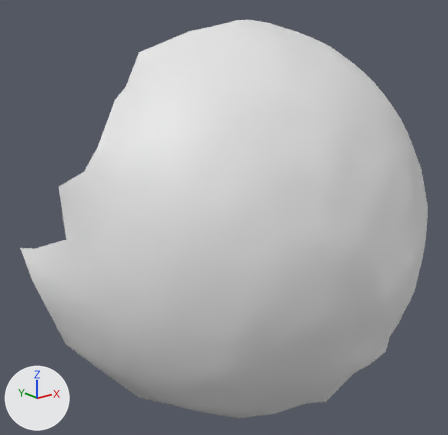
A saved change to the OBJ model res/final/onecam_fullvolume/cleanedup/FullVolium.000311.obj.
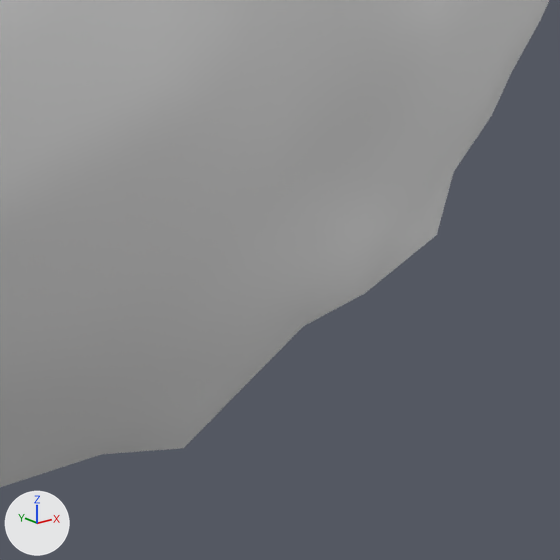
Each version is shown whole from a 50 mm lens placed at (290.7, 113.8, 232.6), pointed at (423.4, 279.6, 166.2), then close up on the part from 63% to 93% of the width and 68% to 98% of the height. The axes (+X, +Y, +Z) are drawn at lower left. The lights are the same throughout. Where no turn or scale is listed for an object, it has been applied to the vertices.

Script lines for the objects in view, before the commit:
```python
me_fullvolium_000311 = bpy.data.meshes.new('FullVolium.000311')
me_fullvolium_000311.from_pydata(...)  # 819 vertices, 1596 faces; spans x 361.0..515.0, y 224.0..312.0, z 97.0..234.0
ob_fullvolium_000311 = bpy.data.objects.new('FullVolium.000311', me_fullvolium_000311)
ob_fullvolium_000311.location = (0.0, 0.0, 0.0)
```
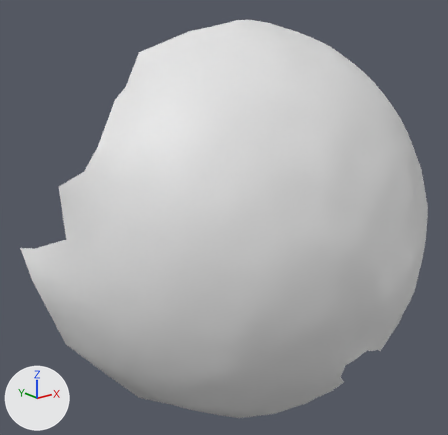
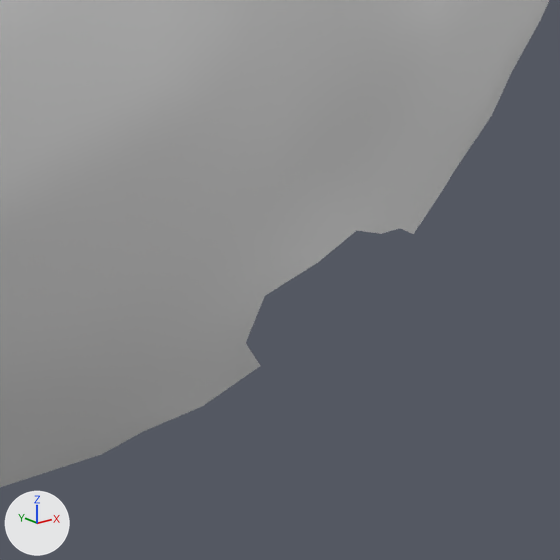
Pixel boxes (x1, y1, x2, y2) of what changed, in the close-ups (560 x 560 px):
part 1 of me_fullvolium_000311, deleted
    before: (103, 172, 454, 454)

Edits to the bpy script that builds the scene:
```text
Change me_fullvolium_000311:
    used by ob_fullvolium_000311; location = (0.0, 0.0, 0.0)
    remove me_fullvolium_000311.from_pydata(...)  # 819 vertices, 1596 faces; spans x 361.0..515.0, y 224.0..312.0, z 97.0..234.0
    add me_fullvolium_000311.from_pydata(...)  # 813 vertices, 1576 faces; spans x 361.0..515.0, y 224.0..312.0, z 97.0..234.0
    me_fullvolium_000311 part 1
    6 vertices are removed from x 439.0..462.0, y 229.0..241.0, z 104.0..123.0
    20 faces are deleted
```
